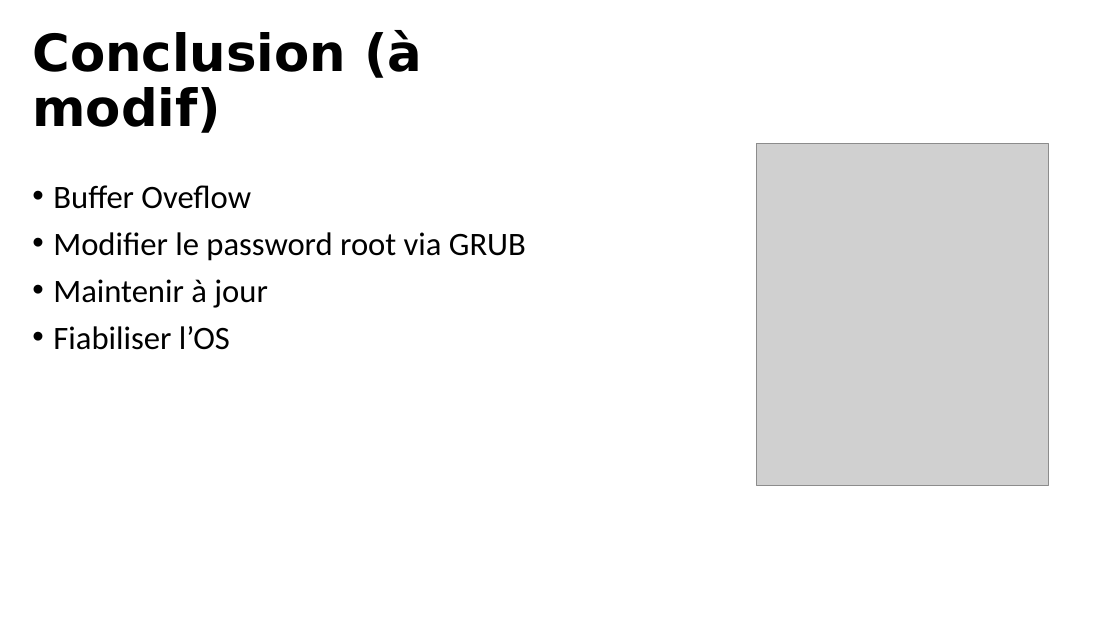
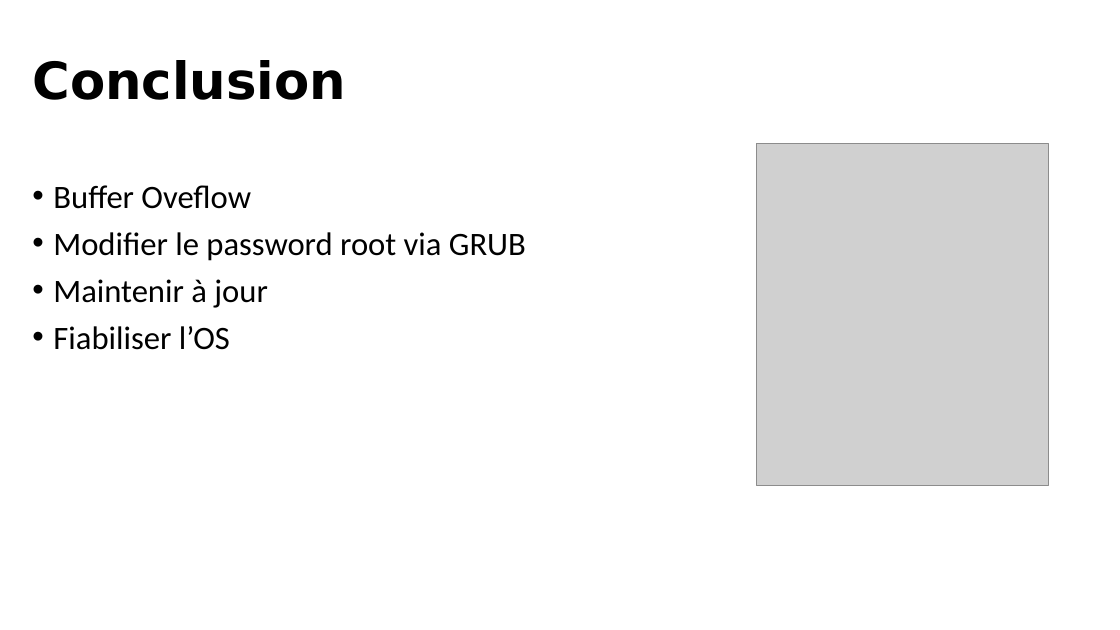
Before and after one commit to antoineghigny/SYSG5, a slide deck: slide 34 of 56359/Présentation/AntoineGhigny_ExploitatonDeFaillesDeSecurite.pptx. Drawn at 1120x630 pixels with LibreOffice and Linux fonts; fonts in the diff are those of the drawing; grey boxes stand for pictures. Boxes give left, top, right and bottom in pixels: in the first picture for what was removed or moved away, otherwise in the second. Text is boxed around its words. In the diff, an @@ line names an element or a change of style, - is before the commit and + after.

```diff
--- a/56359/Présentation/AntoineGhigny_ExploitatonDeFaillesDeSecurite.pptx
+++ b/56359/Présentation/AntoineGhigny_ExploitatonDeFaillesDeSecurite.pptx
@@ title at bbox=[32, 60, 346, 100]: text changed @@
-Conclusion (à modif)
+Conclusion
```
Also in this commit, not shown: 7 other slides changed.
